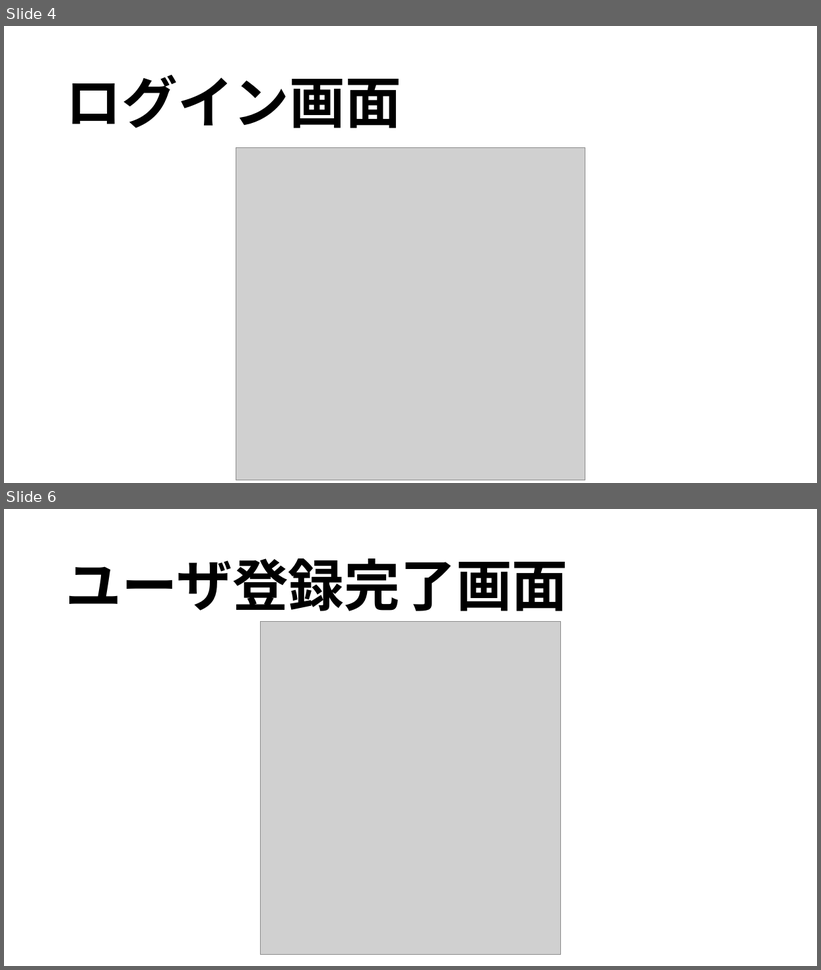
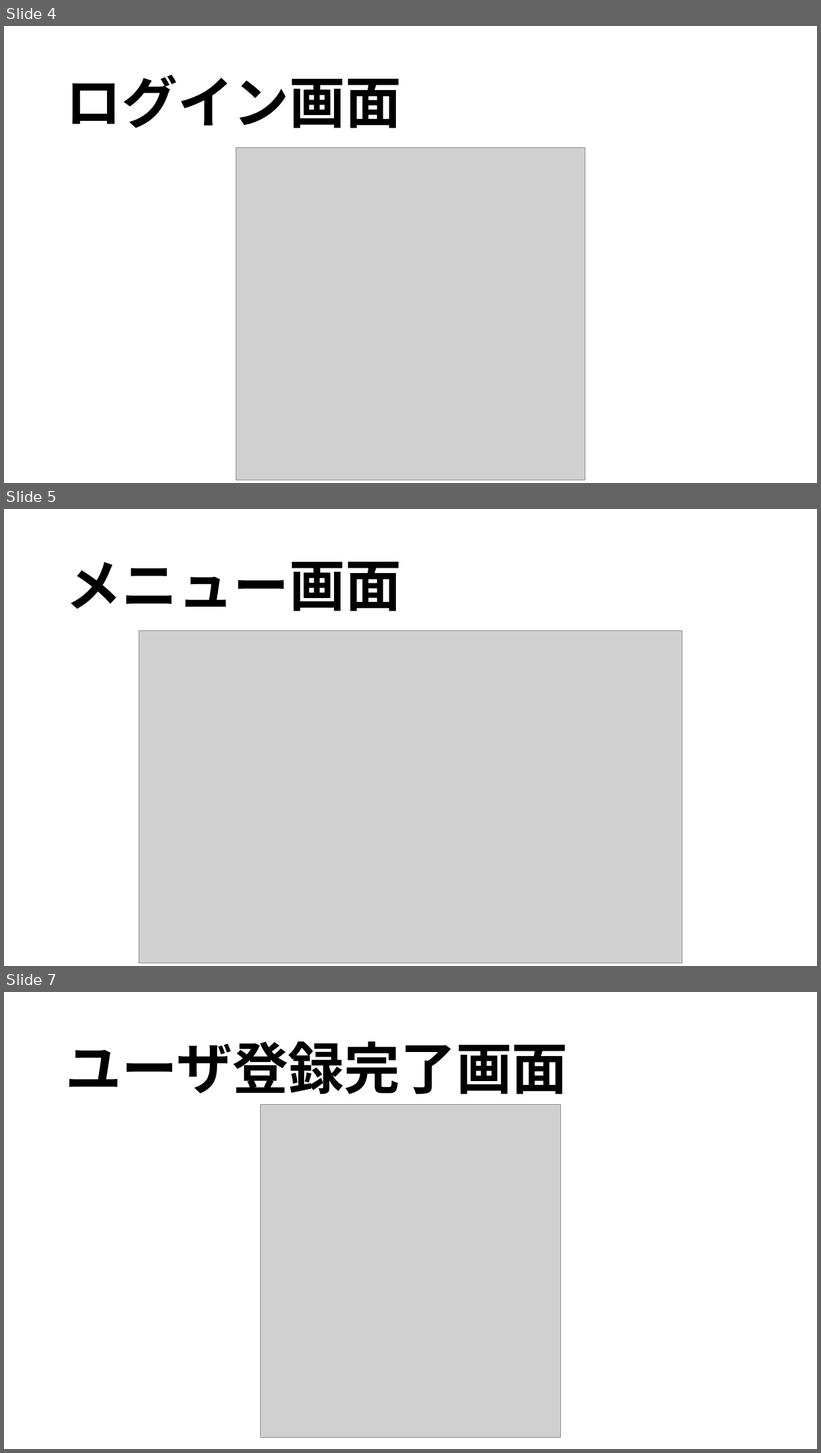
Before and after one commit to Takeda-Axiz/takeda_personal_develop, a slide deck: 株式会社ユウシン_竹田悠希_個人開発成果発表.pptx. Shown one above the other, each under a label of ours: slides 4 and 6 before the commit, slides 4, 5 and 7 after it; the slides between them are not shown. The pictures are 821x970 and 821x1453 pixels, drawn with LibreOffice and Linux fonts; fonts in the diff are those of the drawing; grey boxes stand for pictures. Boxes give left, top, right and bottom in pixels: in the first picture for what was removed or moved away, otherwise in the second. Text is boxed around its words. In the diff, an @@ line names an element or a change of style, - is before the commit and + after.

```diff
--- a/株式会社ユウシン_竹田悠希_個人開発成果発表.pptx
+++ b/株式会社ユウシン_竹田悠希_個人開発成果発表.pptx
@@ slide 5 added at (x1=4, y1=509, x2=817, y2=966), background #FFFFFF @@
@@ title added at (x1=66, y1=562, x2=401, y2=611), 66 pt, text #000000, bold @@
+メニュー画面
@@ picture added at (x1=139, y1=631, x2=682, y2=964) @@
@@ what was slide 6 is now slide 7 @@
```
Also in this commit, not shown: 3 slides changed, 7 other slides added, 1 slide removed.
